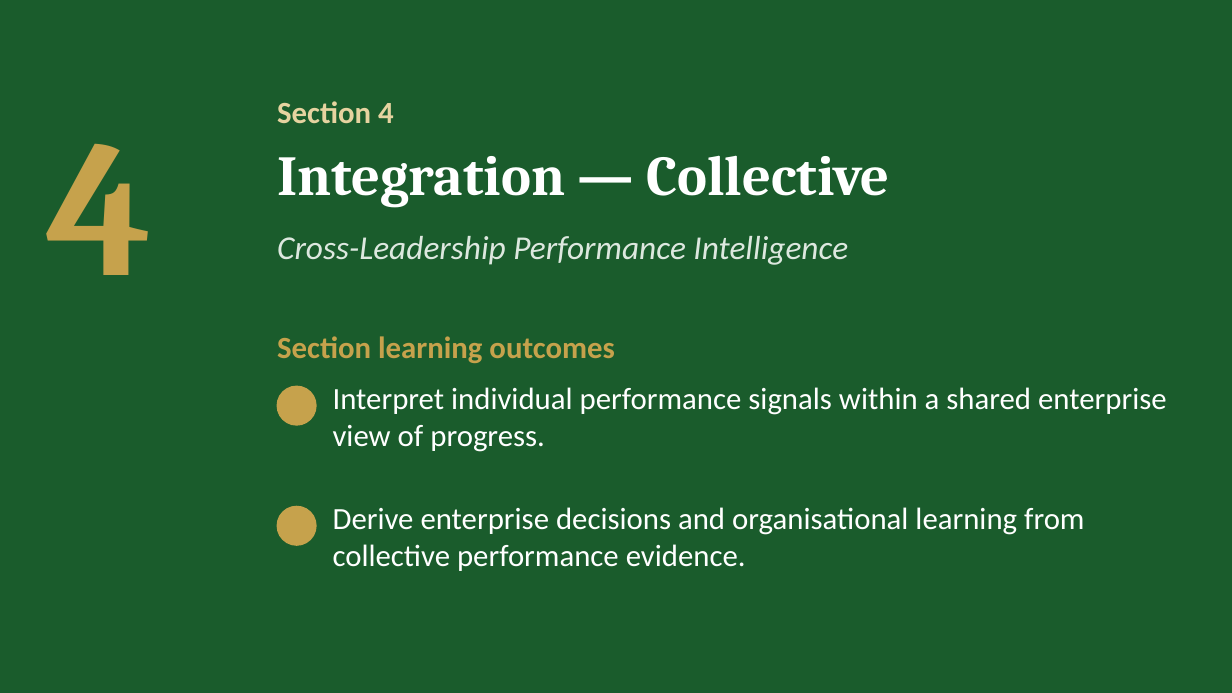
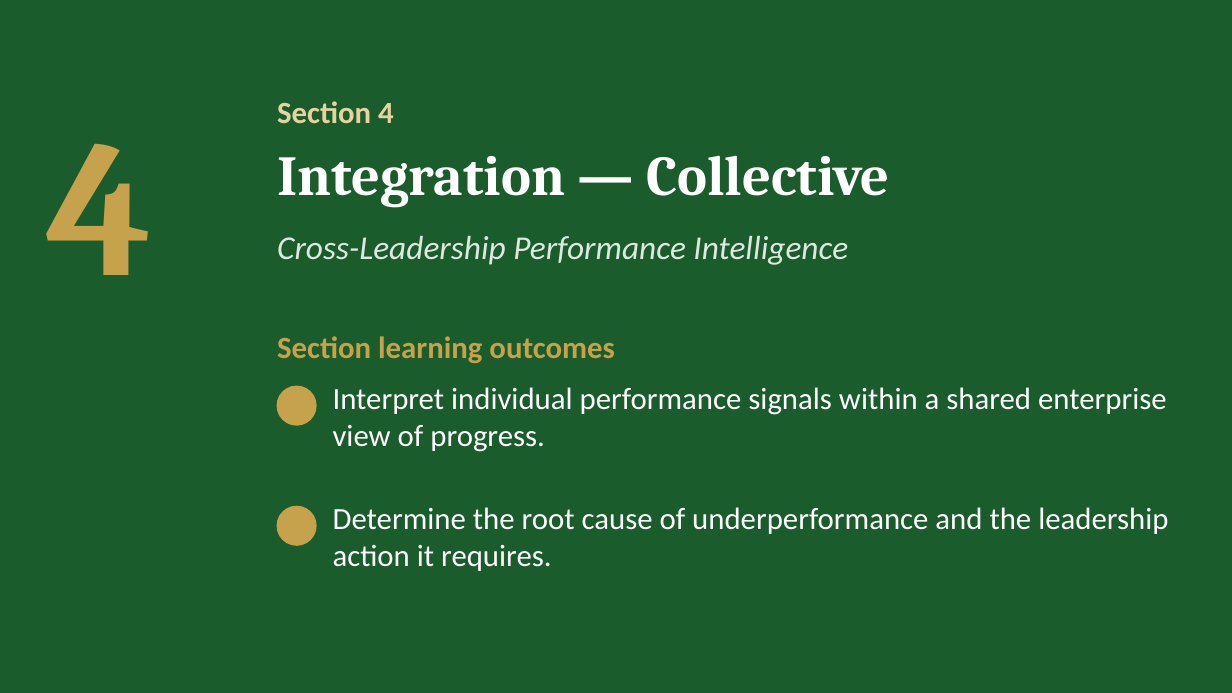
Before and after one commit to IBSL26/ibsl-platform, a slide deck: slide 16 of Unit decks/Unit 08 - Performance Measurement.pptx (slide 15 before the commit). Drawn at 1232x693 pixels with LibreOffice and Linux fonts; fonts in the diff are those of the drawing; background and template pictures are left out. Boxes give left, top, right and bottom in pixels: in the first picture for what was removed or moved away, otherwise in the second. Text is boxed around its words. In the diff, an @@ line names an element or a change of style, - is before the commit and + after.

Commit message:
Unit 8: Performance Measurement rebuilt (pages, Capstone four boxes, report labels, Learning Portfolio, deck)

```diff
--- a/Unit decks/Unit 08 - Performance Measurement.pptx
+++ b/Unit decks/Unit 08 - Performance Measurement.pptx
@@ text at [333, 507, 1168, 571]: text changed @@
-Derive enterprise decisions and organisational learning from collective performance evidence.
+Determine the root cause of underperformance and the leadership action it requires.
```
Also in this commit, not shown: 11 other slides changed, 6 slides added, 6 slides removed, 32 other files.
